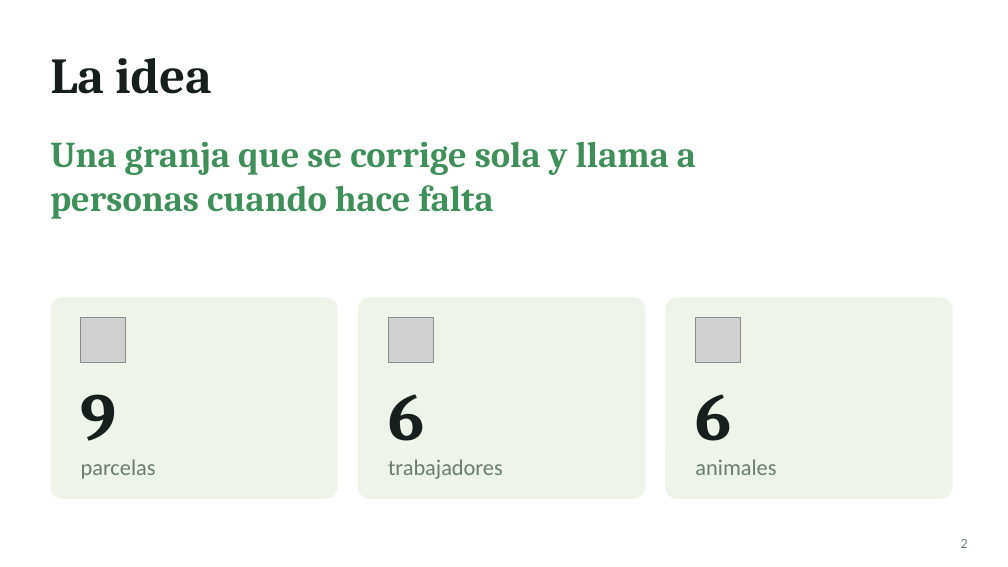
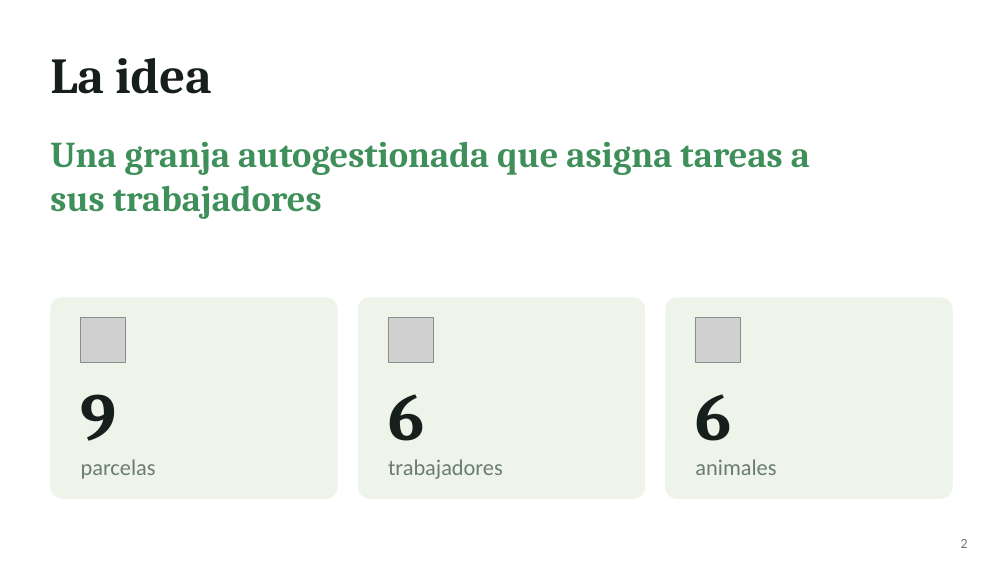
Before and after one commit to JorgeCarrascoF/SmartFarm, a slide deck: slide 2 of docs/Smart Farm - Presentación.pptx. Drawn at 1008x567 pixels with LibreOffice and Linux fonts; fonts in the diff are those of the drawing; grey boxes stand for pictures. Boxes give left, top, right and bottom in pixels: in the first picture for what was removed or moved away, otherwise in the second. Text is boxed around its words. In the diff, an @@ line names an element or a change of style, - is before the commit and + after.

```diff
--- a/docs/Smart Farm - Presentación.pptx
+++ b/docs/Smart Farm - Presentación.pptx
@@ text at [50,141,810,219]: text changed @@
-Una granja que se corrige sola y llama a personas cuando hace falta
+Una granja autogestionada que asigna tareas a sus trabajadores
```
Also in this commit, not shown: 9 other slides changed, 3 other files.
